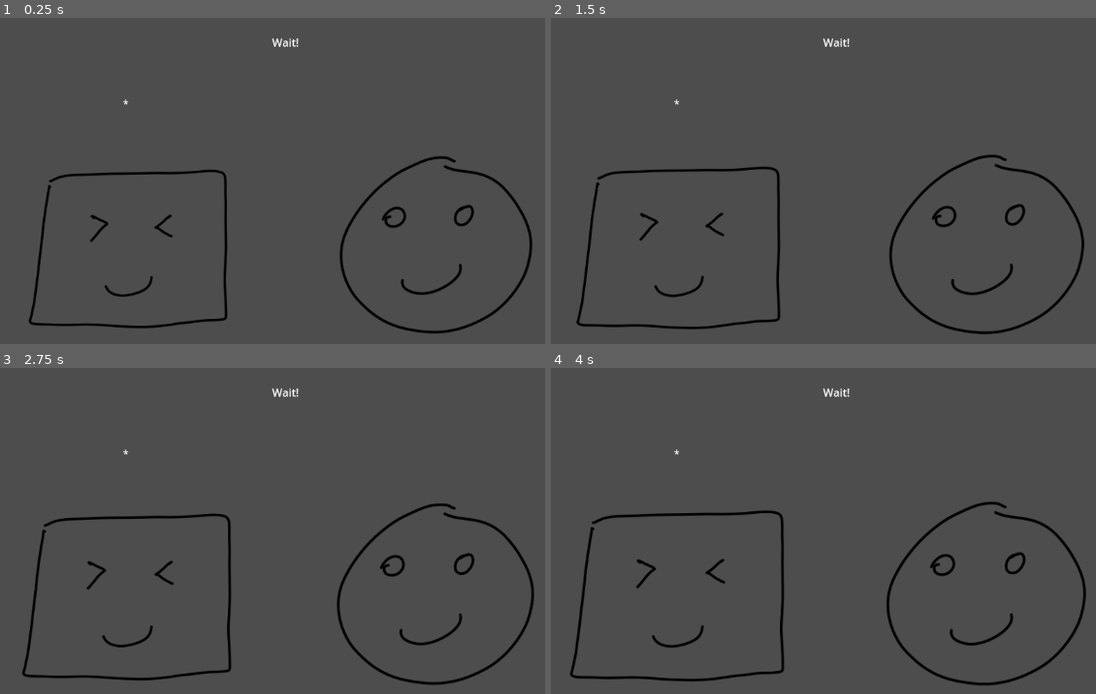
Above: before the commit, frames 1-4 (two rows, left to right).
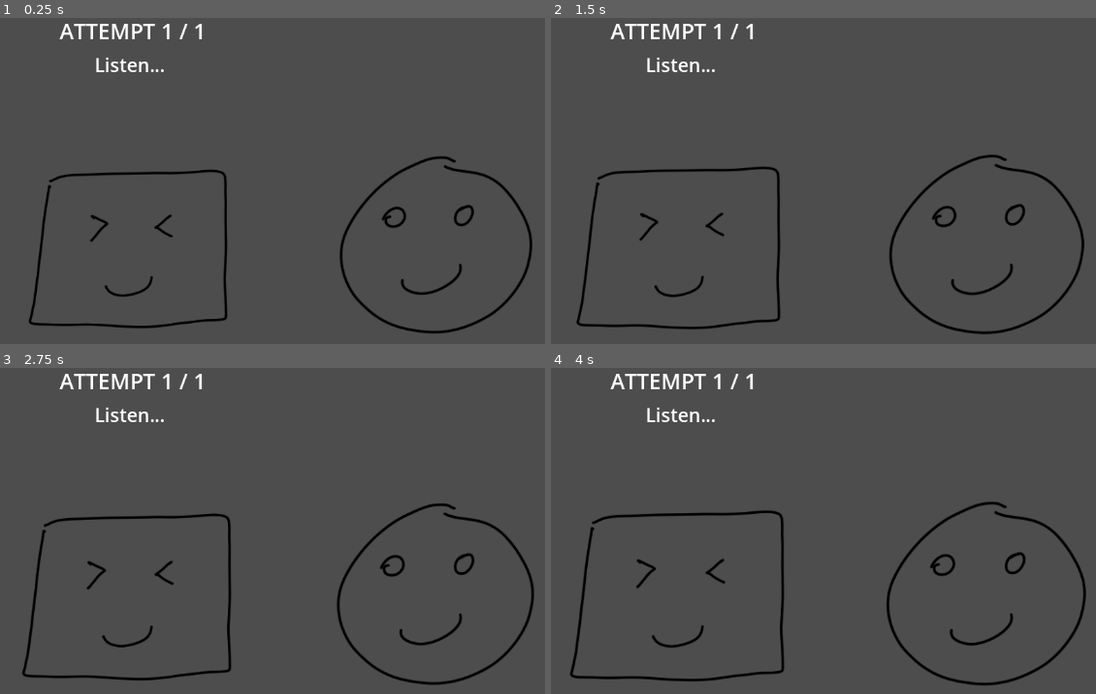
Above: after the commit, the same moments.

Repository: edralzar/gwj-86
Game: Godot game, scene res://scene_1.tscn
Two runs of this game, one before a commit and one after it. Both use one fixed random seed, a clock stepped at 60 frames per second and the inputs below. Sound files missing from this copy of the repository are replaced by a short silence.
Inputs:
- Up to frame 1 (0.25 s): no input
- Up to frame 2 (1.5 s): no input
- Up to frame 3 (2.75 s): no input
- Up to frame 4 (4 s): no input

The runs differ from the first frame. In frame 1, 0.8% of the frame differs, in the area x 10-55%, y 1-27%; in frame 2, 0.8%; in frame 3, 0.8%; in frame 4, 0.8%.

Commit message:
Refactor HUD, add judging note fit

Diff:
--- a/node_2d.gd
+++ b/node_2d.gd
@@ -2,28 +2,40 @@
 
 # Set r.bpm and r.audio_stream_player in inspector
 @onready var r: RhythmNotifier = $RhythmNotifier
-@onready var guide: Label = $GuidanceLabel
+@onready var guide: Label = $GuideLabel
+@onready var progress: Label = $ProgressLabel
 @onready var judge: Label = $JudgeLabel
+@onready var synth: Sampler = $Sampler
 
 @export var notes : Array[String] = ["C", "E", "G", "B"]
-@onready var synth: Sampler = $Sampler
+@export var responses : Array[String] = [ "D", "D", "D", "E"]
+@export var max_attempts : int = 2
 
 var pTween: Tween
 var oTween: Tween
 var tweenBeat: float
-var challenge: int = 0
+var attempt: int = 0
+var playerTurn: bool = false
 var stop := false
 
 func _ready() -> void:
 	var beatMs := r.beat_length
 	r.beats(1).connect(func(count):
-		guide.text = "Go" if (count >= 4) else "Wait!"
-		judge.text = "*"
+		playerTurn = count >= 4
+		progress.text = "ATTEMPT %d / %d" % [attempt+1, max_attempts]
+		if (not playerTurn):
+			judge.text = ""
+			guide.text = "Listen..." if (attempt == 0) else "Listen again..."
+		else:
+			guide.text = "GO !"
+
+		if (!playerTurn && count < notes.size()):
+			synth.play_note(notes[count], 4)
 
 		if (count == 7):
-			challenge += 1
-			print("Challenge %d" % challenge)
-			if (challenge == 2):
+			attempt += 1
+			print("Attempt %d" % attempt)
+			if (attempt == max_attempts):
 				stop = true
 				oTween.stop()
 				pTween.stop()
@@ -31,11 +43,14 @@
 				$Other/Sprite2D.scale = Vector2.ONE
 				await get_tree().create_timer(beatMs / 2).timeout
 				r.audio_stream_player.stop()
+				judge.text = ""
+				guide.text = "The End"
 		elif stop:
+			#Extraneous beat, ensuring cleanup
 			judge.text = ""
 			guide.text = "The End"
 	)
-	r.beats(1, true, 4).connect(func(count): _judge())
+	r.beats(1, true, 4).connect(_judge)
 
 	pTween = get_tree().create_tween().set_loops()
 	pTween.tween_property($Player/Sprite2D, "scale", Vector2(0.8 , 0.8), beatMs * 0.75)
@@ -47,10 +62,13 @@
 	r.audio_stream_player.play()
 
 
-func _judge():
-	if (randf() > 0.75):
-		synth.play_note("B", 4)
+func _judge(count: int):
+	count = count % 4 #sanitize
+	#simulate user input for now
+	var playerNote = "D" if (randf() > 0.75) else "E"
+	synth.play_note(playerNote, 4)
+
+	if (playerNote == responses[count]):
+		judge.text = "GREAT"
+	else:
 		judge.text = "WRONG"
-	else:
-		synth.play_note("B", 4)
-		judge.text = "GREAT"
--- a/scene_1.tscn
+++ b/scene_1.tscn
@@ -11,8 +11,18 @@
 [ext_resource type="Resource" uid="uid://d085rl7odvhas" path="res://assets/samples/synth/B4.tres" id="9_0qqw6"]
 [ext_resource type="Resource" uid="uid://4fky4fiaq5cv" path="res://assets/samples/synth/E4.tres" id="10_8tpa3"]
 
+[sub_resource type="LabelSettings" id="LabelSettings_2fno3"]
+font_size = 24
+
+[sub_resource type="LabelSettings" id="LabelSettings_jl8ns"]
+font_size = 28
+
+[sub_resource type="LabelSettings" id="LabelSettings_t0rxu"]
+font_size = 32
+
 [node name="Scene1" type="Node2D"]
 script = ExtResource("1_1abo5")
+max_attempts = 1
 
 [node name="RhythmNotifier" type="Node" parent="." node_paths=PackedStringArray("audio_stream_player")]
 script = ExtResource("2_knagl")
@@ -29,24 +39,38 @@
 anchors_preset = 5
 anchor_left = 0.5
 anchor_right = 0.5
-offset_left = 171.0
-offset_top = 122.0
-offset_right = 382.0
-offset_bottom = 174.0
+offset_left = 38.0
+offset_top = 170.0
+offset_right = 249.0
+offset_bottom = 216.0
 grow_horizontal = 2
 size_flags_horizontal = 6
 text = "GREAT"
+label_settings = SubResource("LabelSettings_2fno3")
+horizontal_alignment = 1
+vertical_alignment = 1
+uppercase = true
+
+[node name="GuideLabel" type="Label" parent="."]
+offset_left = 87.0
+offset_top = 71.0
+offset_right = 478.0
+offset_bottom = 106.0
+text = "Wait..."
+label_settings = SubResource("LabelSettings_jl8ns")
 horizontal_alignment = 1
 vertical_alignment = 1
 
-[node name="GuidanceLabel" type="Label" parent="."]
-offset_left = 319.0
-offset_top = 16.0
-offset_right = 710.0
-offset_bottom = 98.0
-text = "Wait..."
+[node name="ProgressLabel" type="Label" parent="."]
+offset_left = 92.0
+offset_top = -1.0
+offset_right = 483.0
+offset_bottom = 81.0
+text = "ATTEMPT x / y"
+label_settings = SubResource("LabelSettings_t0rxu")
 horizontal_alignment = 1
 vertical_alignment = 1
+uppercase = true
 
 [node name="Other" parent="." instance=ExtResource("6_4nmru")]
 position = Vector2(739, 360)
Not shown: 1 places in scene_1.tscn that only renumber resources
